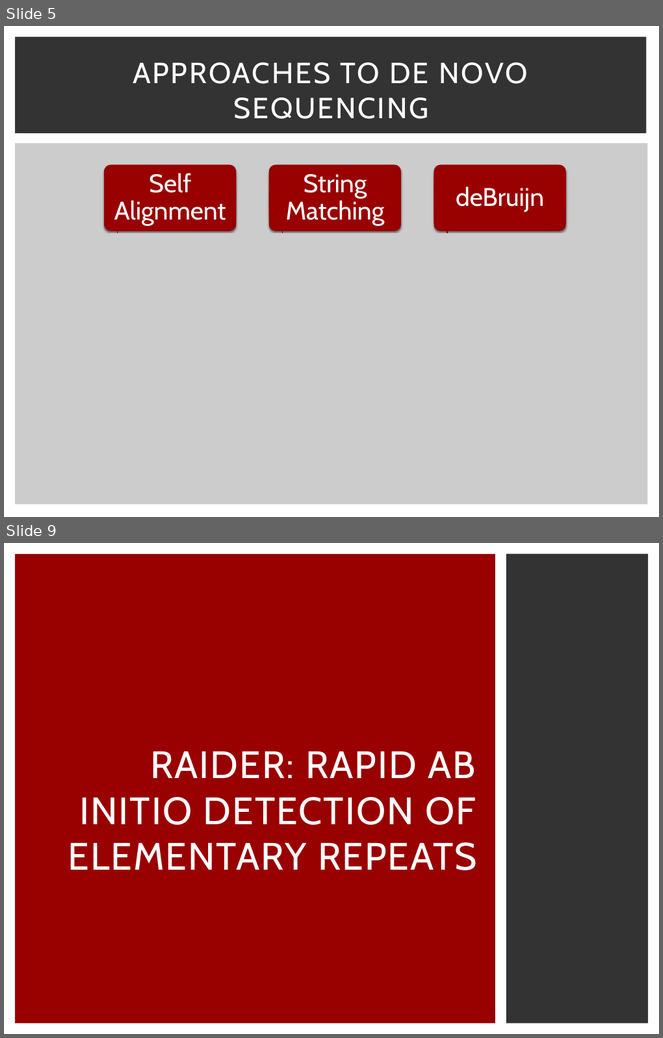
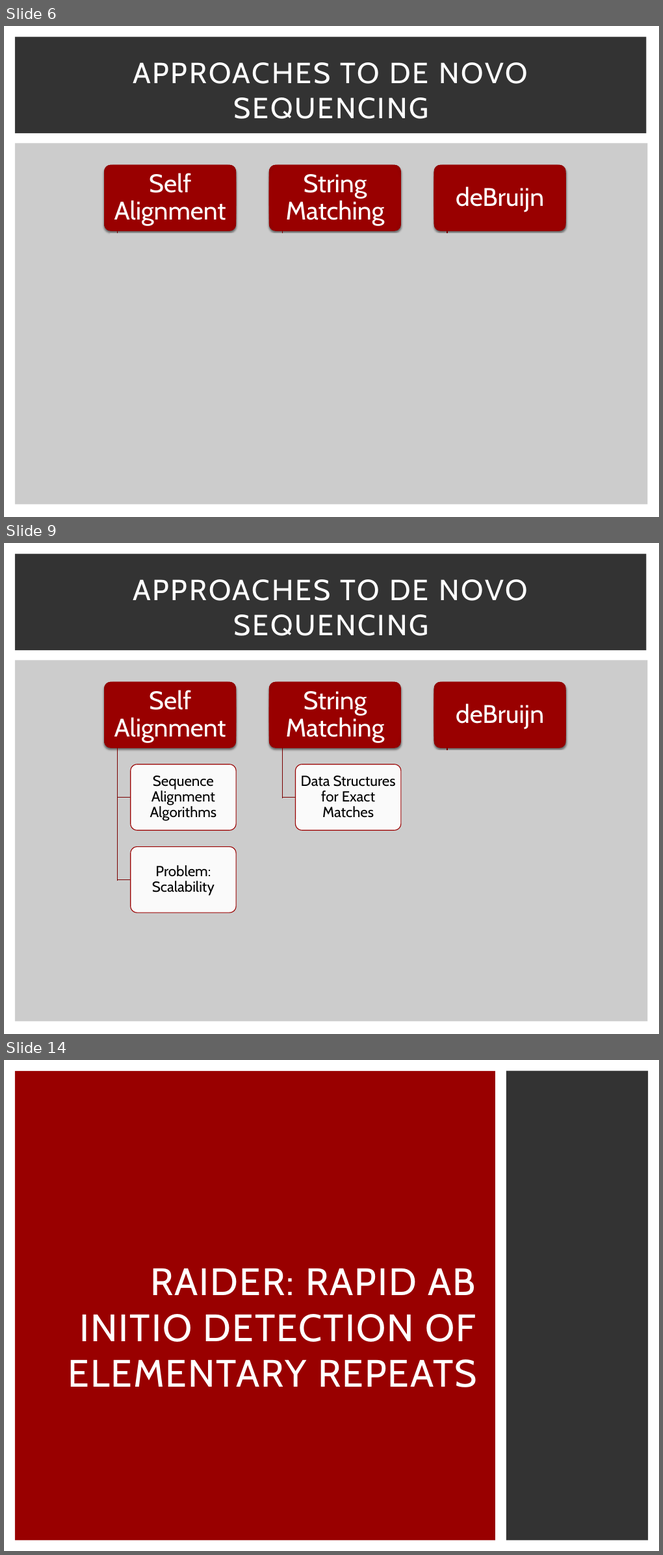
Before and after one commit to schaefce/proposal, a slide deck: GLBio.pptx. Shown one above the other, each under a label of ours: slides 5 and 9 before the commit, slides 6, 9 and 14 after it; the slides between them are not shown. The pictures are 663x1038 and 663x1555 pixels, drawn with LibreOffice and Linux fonts; fonts in the diff are those of the drawing. Boxes give left, top, right and bottom in pixels: in the first picture for what was removed or moved away, otherwise in the second. Text is boxed around its words. In the diff, an @@ line names an element or a change of style, - is before the commit and + after.

```diff
--- a/GLBio.pptx
+++ b/GLBio.pptx
@@ slide 9 added at box(4, 543, 659, 1034), background #FFFFFF; not listed: 2 template elements that a slide beside it also shows @@
@@ title added at box(133, 579, 528, 636), 32 pt, text #FFFFFF @@
+APPROACHES TO DE NOVO SEQUENCING
@@ rectangle added at box(425, 751, 614, 923), fill #CCCCCC, outline #CCCCCC 1.5 pt @@
@@ group added at box(104, 682, 566, 962): 9 freeform shapes, 6 rounded rectangles, 6 texts @@
+Self Alignment
+Sequence Alignment Algorithms
+Problem: Scalability
+String Matching
+Data Structures for Exact Matches
+deBruijn
@@ rectangle added at box(246, 799, 292, 971), fill #CCCCCC, outline #CCCCCC 1.5 pt @@
@@ rectangle added at box(408, 799, 454, 971), fill #CCCCCC, outline #CCCCCC 1.5 pt @@
@@ rectangle added at box(252, 834, 596, 1005), fill #CCCCCC, outline #CCCCCC 1.5 pt @@
@@ rectangle added at box(79, 882, 124, 1002), fill #CCCCCC, outline #CCCCCC 1.5 pt @@
@@ rectangle added at box(105, 921, 607, 1016), fill #CCCCCC, outline #CCCCCC 1.5 pt @@
@@ what was slide 5 is now slide 6 @@
@@ what was slide 9 is now slide 14 @@
```
Also in this commit, not shown: 10 slides changed, 6 other slides added.
